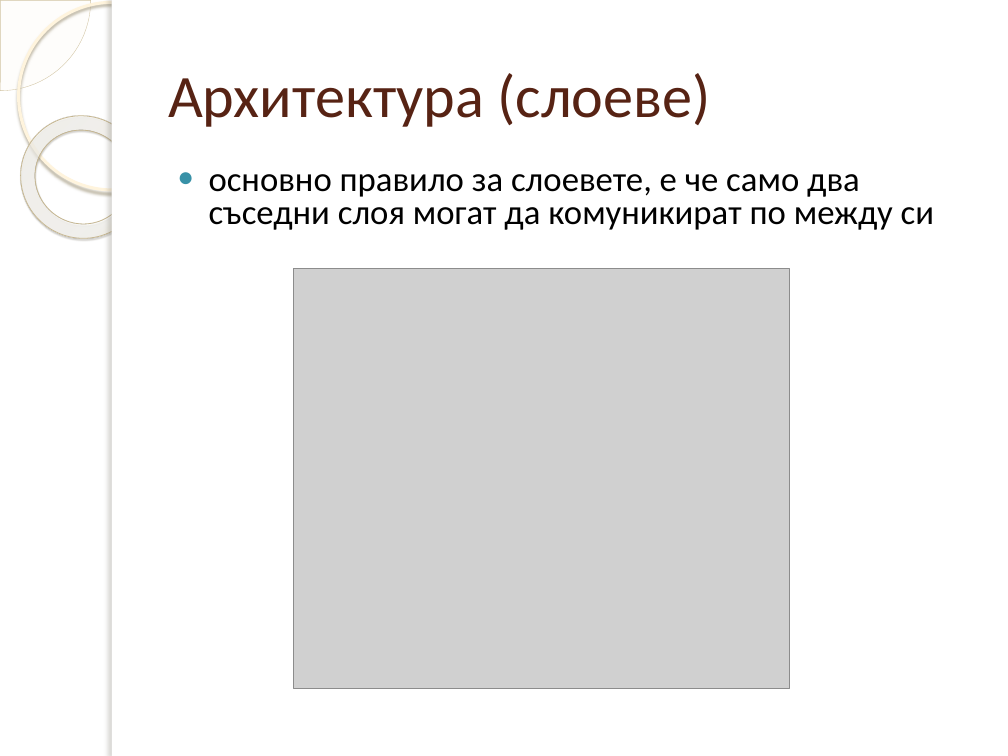
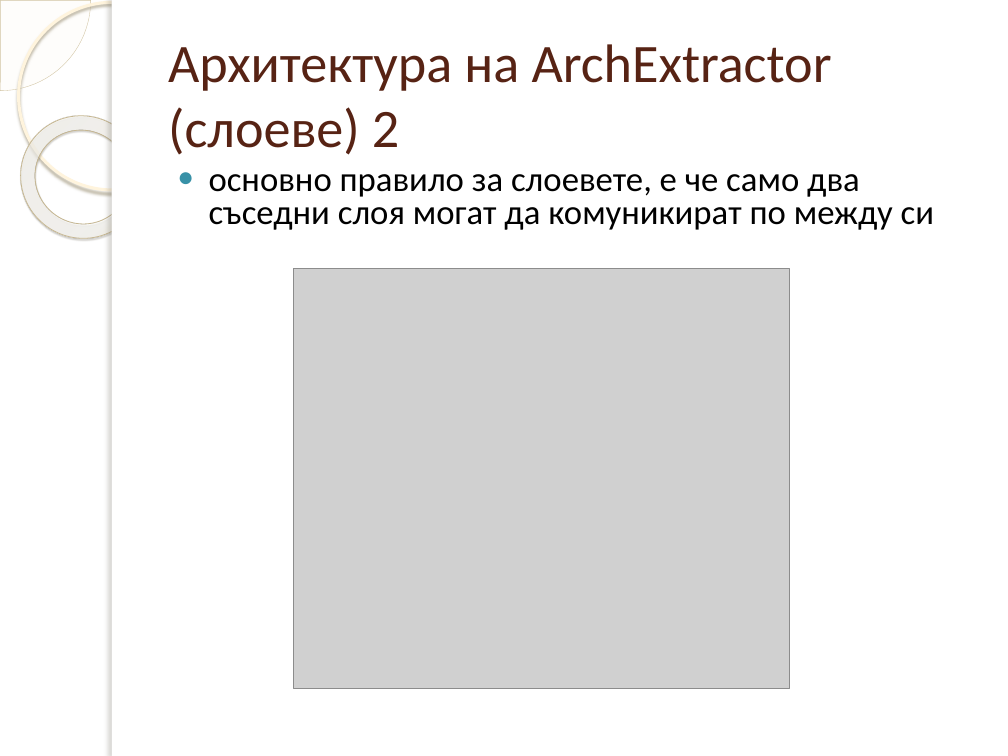
Before and after one commit to dmanev/ArchExtractor, a slide deck: slide 10 of ArchExtractor/doc/Presentation.pptx. Drawn at 1008x756 pixels with LibreOffice and Linux fonts; fonts in the diff are those of the drawing; grey boxes stand for pictures; background and template pictures are left out. Boxes give left, top, right and bottom in pixels: in the first picture for what was removed or moved away, otherwise in the second. Text is boxed around its words. In the diff, an @@ line names an element or a change of style, - is before the commit and + after.

```diff
--- a/ArchExtractor/doc/Presentation.pptx
+++ b/ArchExtractor/doc/Presentation.pptx
@@ title at box(168, 44, 832, 155): text changed; size 43 to 38.7 pt @@
-Архитектура (слоеве)
+Архитектура на ArchExtractor (слоеве) 2
```
Also in this commit, not shown: 5 other slides changed, 8 slides added, 3 other files.
